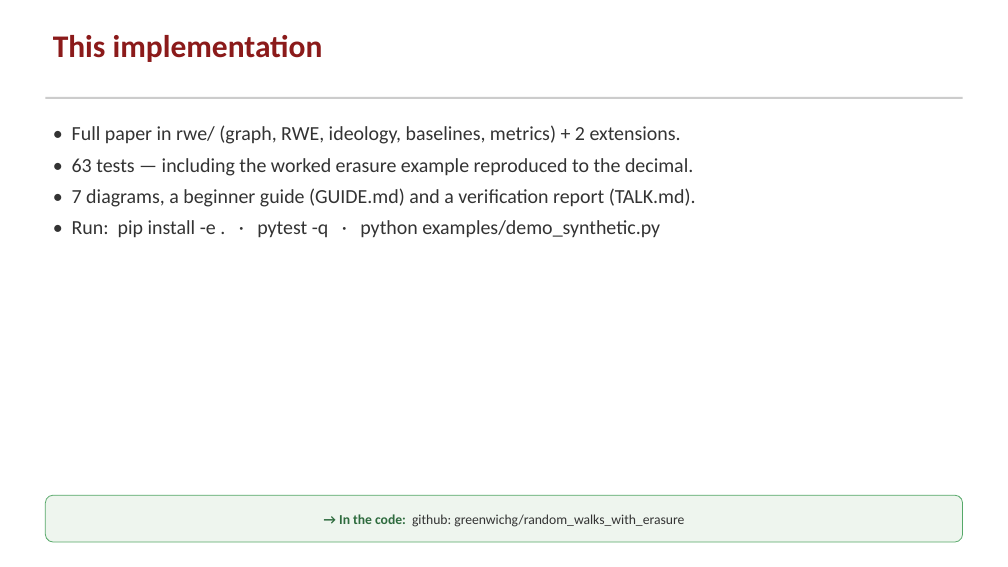
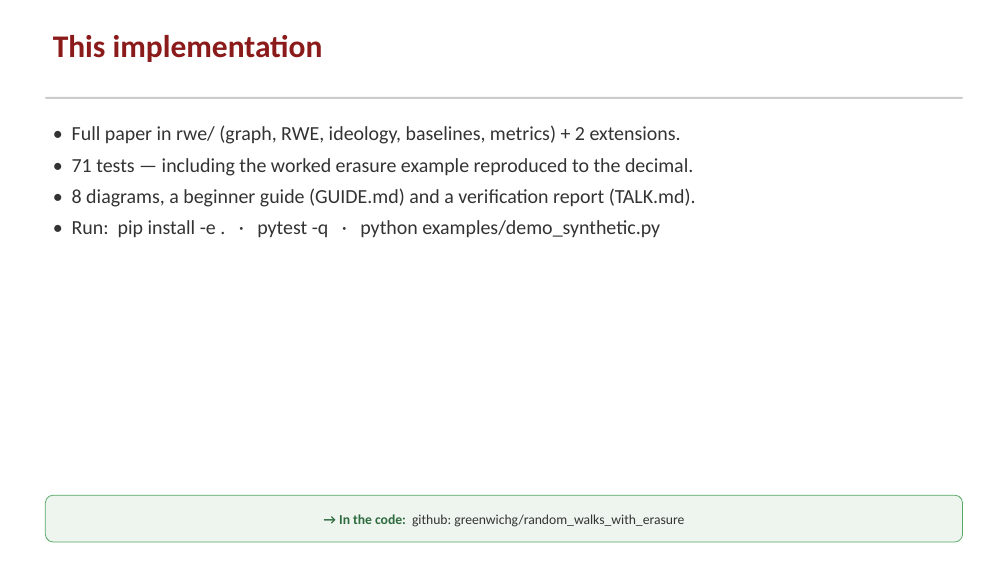
Before and after one commit to greenwichg/random_walks_with_erasure, a slide deck: slide 24 of docs/RWE_talk.pptx (slide 23 before the commit). Drawn at 1008x567 pixels with LibreOffice and Linux fonts; fonts in the diff are those of the drawing. Boxes give left, top, right and bottom in pixels: in the first picture for what was removed or moved away, otherwise in the second. Text is boxed around its words. In the diff, an @@ line names an element or a change of style, - is before the commit and + after.

```diff
--- a/docs/RWE_talk.pptx
+++ b/docs/RWE_talk.pptx
@@ text at (72,158,696,207): text changed @@
-• 63 tests — including the worked erasure example reproduced to the decimal.
-• 7 diagrams, a beginner guide (GUIDE.md) and a verification report (TALK.md).
+• 71 tests — including the worked erasure example reproduced to the decimal.
+• 8 diagrams, a beginner guide (GUIDE.md) and a verification report (TALK.md).
```
Also in this commit, not shown: 1 slide added, 8 other files.
